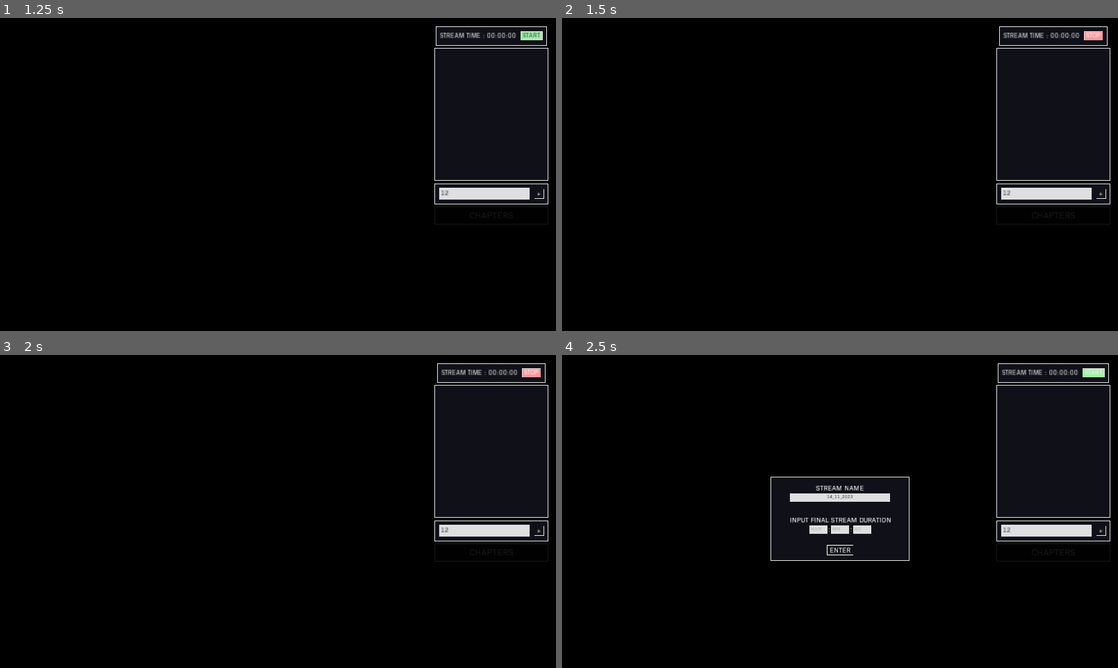
Above: before the commit, frames 1-4 (two rows, left to right).
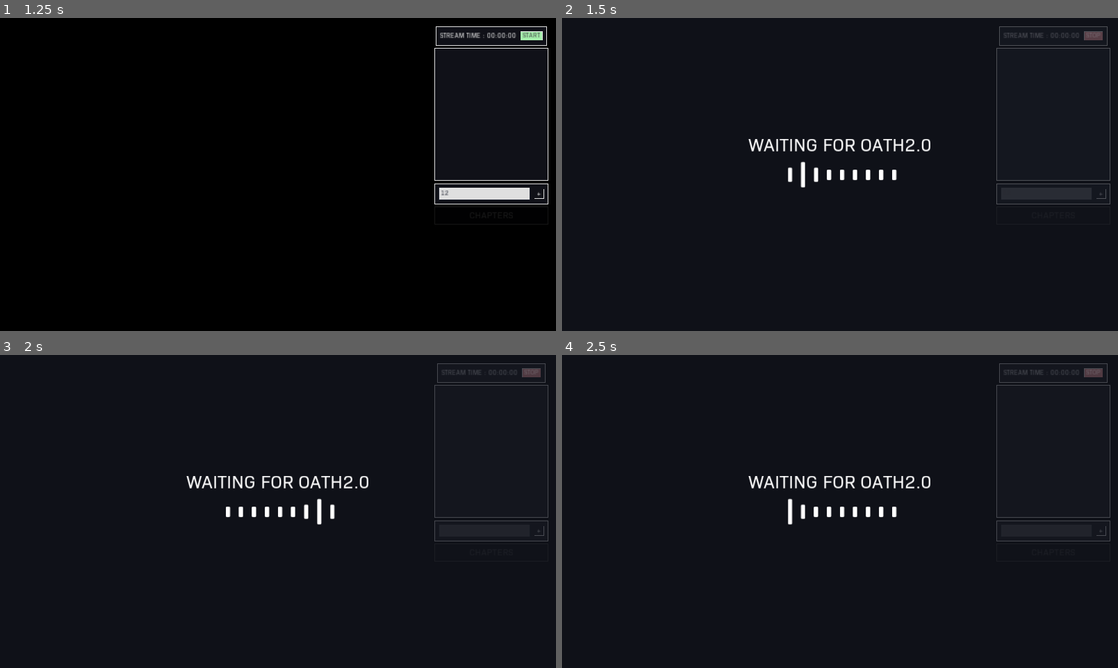
Above: after the commit, the same moments.

Repository: ACB-prgm/LiveStreamGamez.nosync
Game: Godot game, scene res://MainScene/Main.tscn
Two runs of this game, one before a commit and one after it. Both use one fixed random seed, a clock stepped at 60 frames per second and the inputs below.
Inputs (mouse positions are in pixels of both pictures, inside the frame that each line leads up to):
- Up to frame 1 (1.25 s): click (483, 193) at 0.52 s; type "12" at 0.6 s
- Up to frame 2 (1.5 s): click "START" at 1.25 s
- Up to frame 3 (2 s): no input
- Up to frame 4 (2.5 s): click "STOP" at 2 s

Frame 1 is identical in both runs. In frame 2, 2.3% of the frame differs, in the area x 33-99%, y 2-60%; in frame 3, 2.3%; in frame 4, 3.4%, in the area x 33-99%, y 2-66%.

Commit message:
Loading and OAuth

Diff:
--- a/ProjectFiles/ChatScraping/GetPythonChatScrape.gd
+++ b/ProjectFiles/ChatScraping/GetPythonChatScrape.gd
@@ -22,11 +22,15 @@
 
 func _ready():
 	set_process(false)
+	YoutTubeApi.connect("BroadcastID_recieved", self, "_on_YoutTubeApi_BroadcastID_recieved")
 
-	yield(YoutTubeApi, "BroadcastID_recieved")
-	LiveStream_URL += YoutTubeApi.BroadcastID
-	start_listening()
-	start_scraping()
+
+func _on_YoutTubeApi_BroadcastID_recieved(success):
+	if success:
+		LiveStream_URL += YoutTubeApi.BroadcastID
+		start_listening()
+		start_scraping()
+
 
 
 func _process(_delta):
--- a/ProjectFiles/ChatScraping/YoutTubeAPI.gd
+++ b/ProjectFiles/ChatScraping/YoutTubeAPI.gd
@@ -7,7 +7,7 @@
 var timer := Timer.new()
 var token = null
 
-signal BroadcastID_recieved
+signal BroadcastID_recieved(success)
 
 
 func _ready():
@@ -53,8 +53,9 @@
 	if data.get("items") and data.get("items").size() > 0:
 		LiveBroadcastResource = data.get("items")[0]
 		BroadcastID = LiveBroadcastResource.get("id")  ##### ADD CHECKS FOR ERRORS #####
-		emit_signal("BroadcastID_recieved")
+		emit_signal("BroadcastID_recieved", true)
 	else:
+		emit_signal("BroadcastID_recieved", false)
 		print("ERROR : NO ACTIVE STREAM ON CHANNEL")
 
 
--- /dev/null
+++ b/ProjectFiles/LoadingScreen/LoadingScreen.gd
@@ -0,0 +1,58 @@
+extends CanvasLayer
+
+
+const LOADING_LENGTH = 9
+const REFRESH_FRAME = 4
+const LONG_LINE = "—"
+const MED_LINE = "–"
+const SHORT_LINE = "-"
+
+var kill_obj
+var kill_signal : String
+var message : String
+var frame := 0
+var loading_img : PoolStringArray
+var bar_pos := 0
+var adj := 1
+
+onready var loadingLabel = $ColorRect/Label
+onready var messageLabel = $ColorRect/MessageLabel
+
+
+func _ready():
+	if kill_obj:
+		kill_obj.connect(kill_signal, self, "die")
+	if message:
+		messageLabel.set_text(message)
+
+
+func _physics_process(_delta):
+	if frame == REFRESH_FRAME:
+		reset_loading_img()
+
+		loading_img[bar_pos] = LONG_LINE
+		if bar_pos - 1 >= 0:
+			loading_img[bar_pos - 1] = MED_LINE
+		if bar_pos + 1 <= LOADING_LENGTH - 1:
+			loading_img[bar_pos + 1] = MED_LINE
+
+		loadingLabel.text = loading_img.join("\n")
+
+		frame = 0
+		bar_pos += adj
+		if bar_pos > LOADING_LENGTH - 1 or bar_pos < 0:
+			bar_pos = 0
+		if bar_pos in [0, LOADING_LENGTH - 1]:
+			adj *= -1
+
+	frame += 1
+
+
+func reset_loading_img():
+	loading_img.resize(0)
+	for _i in range(LOADING_LENGTH):
+		loading_img.append(SHORT_LINE)
+
+
+func die():
+	queue_free()
--- /dev/null
+++ b/ProjectFiles/LoadingScreen/LoadingScreen.tscn
@@ -0,0 +1,79 @@
+[gd_scene load_steps=5 format=2]
+
+[ext_resource path="res://LoadingScreen/LoadingScreen.gd" type="Script" id=1]
+[ext_resource path="res://TaskManager/Flat-it - BioSans-Regular.otf" type="DynamicFontData" id=2]
+
+[sub_resource type="DynamicFont" id=1]
+size = 192
+outline_size = 7
+use_filter = true
+font_data = ExtResource( 2 )
+
+[sub_resource type="DynamicFont" id=2]
+size = 128
+use_filter = true
+font_data = ExtResource( 2 )
+
+[node name="CanvasLayer" type="CanvasLayer"]
+layer = 10
+script = ExtResource( 1 )
+
+[node name="ColorRect" type="ColorRect" parent="."]
+self_modulate = Color( 1, 1, 1, 0.5 )
+anchor_right = 1.0
+anchor_bottom = 1.0
+margin_top = 2.13562
+margin_bottom = 2.13574
+color = Color( 0.12549, 0.141176, 0.192157, 1 )
+__meta__ = {
+"_edit_use_anchors_": false
+}
+
+[node name="Label" type="Label" parent="ColorRect"]
+anchor_left = 0.5
+anchor_top = 0.5
+anchor_right = 0.5
+anchor_bottom = 0.5
+margin_left = -97.5
+margin_top = -466.5
+margin_right = 75.5
+margin_bottom = 466.5
+rect_rotation = -90.0
+rect_pivot_offset = Vector2( 86, 466 )
+size_flags_horizontal = 5
+custom_fonts/font = SubResource( 1 )
+custom_colors/font_color = Color( 1, 1, 1, 1 )
+custom_colors/font_outline_modulate = Color( 1, 1, 1, 1 )
+custom_constants/line_spacing = -150
+text = "-
+-
+-
+-
+-
+-
+-
+-
+-"
+align = 1
+valign = 1
+__meta__ = {
+"_edit_use_anchors_": false
+}
+
+[node name="MessageLabel" type="Label" parent="ColorRect"]
+anchor_left = 0.5
+anchor_top = 0.5
+anchor_right = 0.5
+anchor_bottom = 0.5
+margin_left = -1897.0
+margin_top = -287.0
+margin_right = 1898.0
+margin_bottom = -129.0
+custom_fonts/font = SubResource( 2 )
+text = "loading"
+align = 1
+valign = 1
+uppercase = true
+__meta__ = {
+"_edit_use_anchors_": false
+}
--- a/ProjectFiles/OAuth2/OAuth2.gd
+++ b/ProjectFiles/OAuth2/OAuth2.gd
@@ -9,11 +9,6 @@
 onready var interpreter_path = ProjectSettings.globalize_path("res://venv/bin/python")
 
 signal token_recieved
-
-
-func _ready():
-	yield(get_tree().create_timer(0.1), "timeout")
-	authorize()
 
 
 func authorize():
--- a/ProjectFiles/TaskManager/TaskManager.gd
+++ b/ProjectFiles/TaskManager/TaskManager.gd
@@ -3,6 +3,7 @@
 
 const ALPHA_VALUE = 0.5
 
+var loadingScreen = preload("res://LoadingScreen/LoadingScreen.tscn")
 var task_TSCN = preload("res://TaskManager/Task/Task.tscn")
 var tween := Tween.new()
 var start_time : int
@@ -26,6 +27,7 @@
 	add_child(tween)
 # warning-ignore:return_value_discarded
 	TaskManagerGlobals.connect("refresh", self, "_on_Refresh")
+	YoutTubeApi.connect("BroadcastID_recieved", self, "_on_YoutTubeApi_BroadcastID_recieved")
 	modulate.a = ALPHA_VALUE
 
 
@@ -48,6 +50,20 @@
 
 func _on_StartStopButton_toggled(button_pressed):
 	if button_pressed:
+		make_loading_screen(OAuth2, "token_recieved", "waiting for oath2.0")
+		OAuth2.authorize()
+		yield(OAuth2, "token_recieved")
+		make_loading_screen(YoutTubeApi, "BroadcastID_recieved", "waiting for livestream info")
+	else:
+		TaskManagerGlobals.set_active(false)
+# warning-ignore:integer_division
+		seconds_elapsed = OS.get_ticks_msec()/1000 - start_time
+		if YoutTubeApi.BroadcastID:
+			popup_INS.popup()
+
+
+func _on_YoutTubeApi_BroadcastID_recieved(success):
+	if success:
 		TaskManagerGlobals.set_active(true)
 # warning-ignore:integer_division
 		start_time = OS.get_ticks_msec()/1000
@@ -58,10 +74,7 @@
 			}
 		]
 	else:
-		TaskManagerGlobals.set_active(false)
-# warning-ignore:integer_division
-		seconds_elapsed = OS.get_ticks_msec()/1000 - start_time
-		popup_INS.popup()
+		$PanelContainer/HBoxContainer/StartStopButton.pressed = false
 
 
 func _on_Refresh():
@@ -133,3 +146,11 @@
 		file.close()
 	else:
 		print("ERROR SAVING FILE : %s" % error)
+
+
+func make_loading_screen(obj, signal_, message):
+	var loading = loadingScreen.instance()
+	loading.kill_obj = obj
+	loading.kill_signal = signal_
+	loading.message = message
+	get_parent().add_child(loading)
Not shown, added: ProjectFiles/OAuth2/client_secrets_goes_here.txt
Not shown: 1 places in ProjectFiles/TaskManager/TaskManager.tscn that only renumber resources
